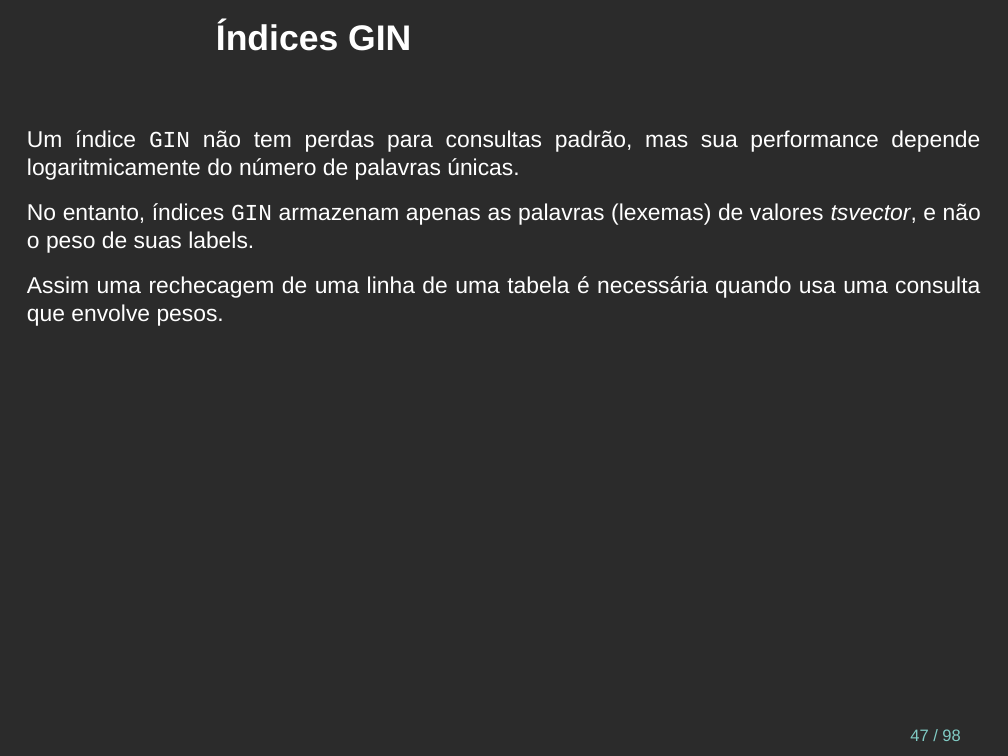
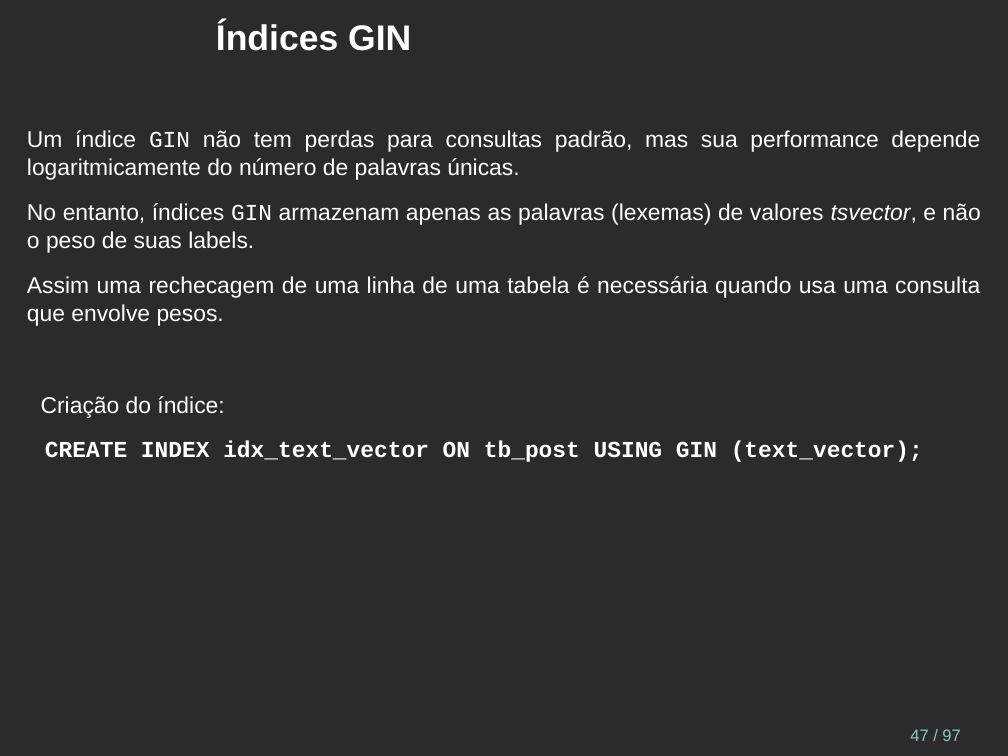
Before and after one commit to juliano777/db_fts, a slide deck: slide 47 of fts_pt-br.odp. Drawn at 1008x756 pixels with LibreOffice and Linux fonts; fonts in the diff are those of the drawing; background and template pictures are left out; a plain dark background stands for a picture behind light text. Boxes give left, top, right and bottom in pixels: in the first picture for what was removed or moved away, otherwise in the second. Text is boxed around its words. In the diff, an @@ line names an element or a change of style, - is before the commit and + after.

```diff
--- a/fts_pt-br.odp
+++ b/fts_pt-br.odp
@@ text added at bbox=[41, 396, 224, 418], 18 pt, text #FFFFFF @@
+Criação do índice:
@@ text added at bbox=[45, 440, 923, 462], 18 pt, text #FFFFFF, bold @@
+CREATE INDEX idx_text_vector ON tb_post USING GIN (text_vector);
@@ page number at bbox=[910, 729, 960, 741]: text changed @@
-47 / 98
+47 / 97
```
Also in this commit, not shown: 3 other slides changed, 1 slide removed, 6 other files.
